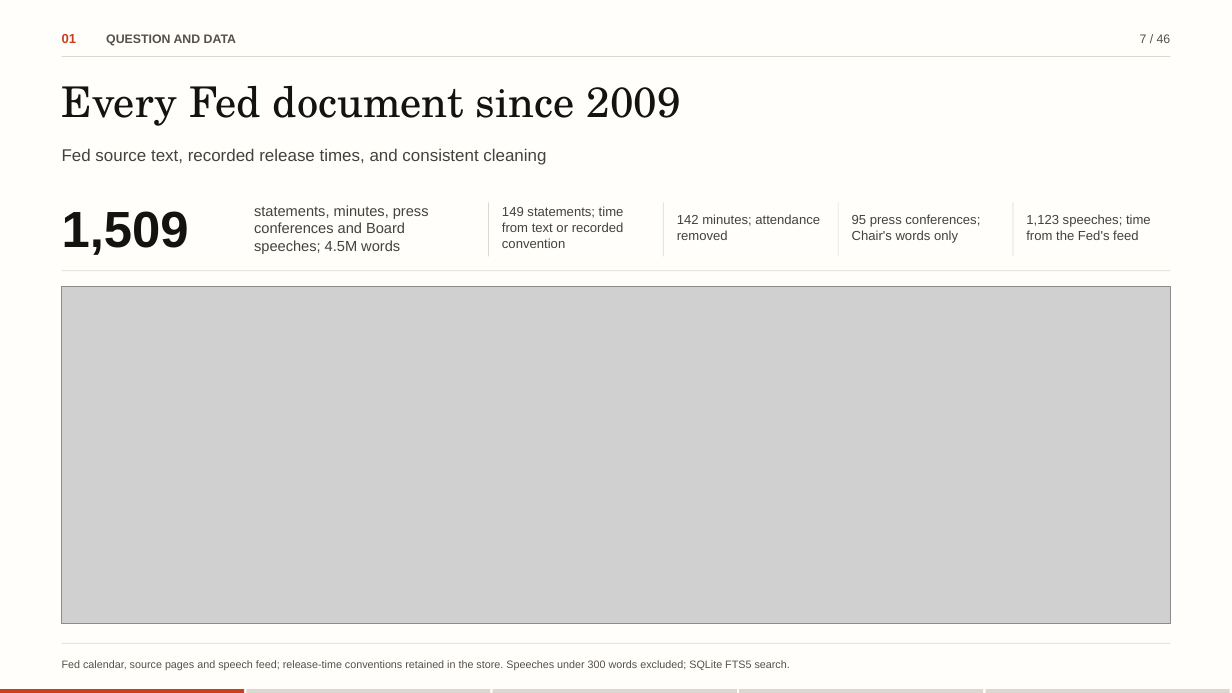
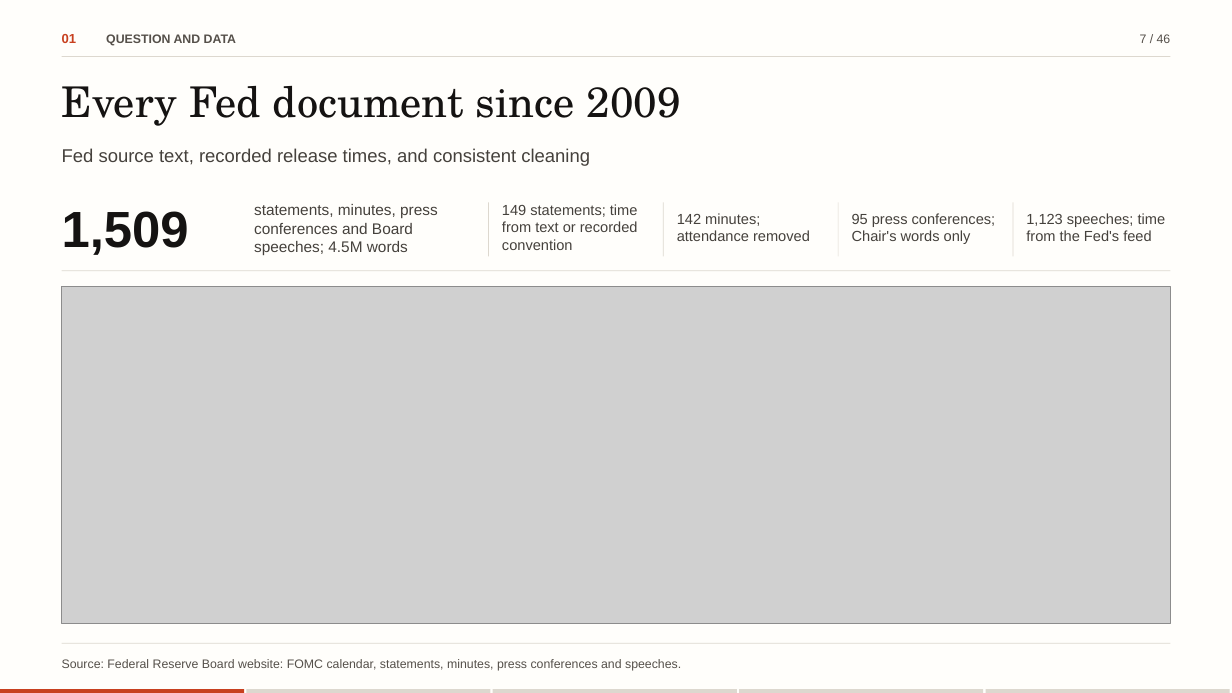
Before and after one commit to flukier1016/fomc-tone-lab, a slide deck: slide 7 of docs/slides/FOMC-Tone-Lab-editable.pptx. Drawn at 1232x693 pixels with LibreOffice and Linux fonts; fonts in the diff are those of the drawing; grey boxes stand for pictures. Boxes give left, top, right and bottom in pixels: in the first picture for what was removed or moved away, otherwise in the second. Text is boxed around its words. In the diff, an @@ line names an element or a change of style, - is before the commit and + after.

Commit message:
Sync with revision 3430cea
The deck now names the public repository on its first and last slides, keeps one-line source footers and a list-style contents page; the write-up is set in the course homework style with references at the end; SUBMISSION.md is a short guide for graders.

```diff
--- a/docs/slides/FOMC-Tone-Lab-editable.pptx
+++ b/docs/slides/FOMC-Tone-Lab-editable.pptx
@@ text "Fed source text, recorded release ..." at <box>62,148,590,166</box>: size 13.2 to 14.4 pt @@
@@ text "statements, minutes, press conferences and ..." at <box>254,204,438,255</box>: size 11.4 to 12 pt @@
@@ size 10.2 to 11.4 pt in 4 elements at <box>502,204,638,250</box>, <box>677,213,810,241</box>, <box>852,213,996,244</box>, <box>1026,213,1166,241</box> @@
@@ text at <box>62,659,681,671</box>: text changed; size 8.4 to 9.6 pt @@
-Fed calendar, source pages and speech feed; release-time conventions retained in the store. Speeches under 300 words excluded; SQLite FTS5 search.
+Source: Federal Reserve Board website: FOMC calendar, statements, minutes, press conferences and speeches.
```
Also in this commit, not shown: 45 other slides changed, 20 other files.
